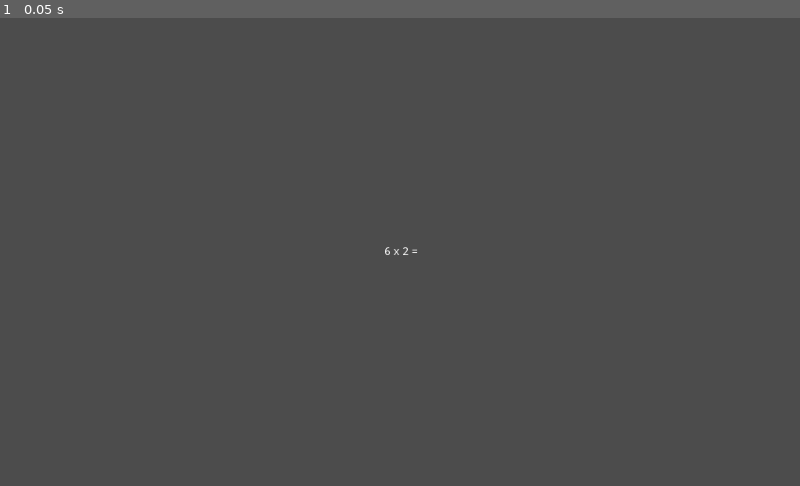
Above: before the commit, frame 1.
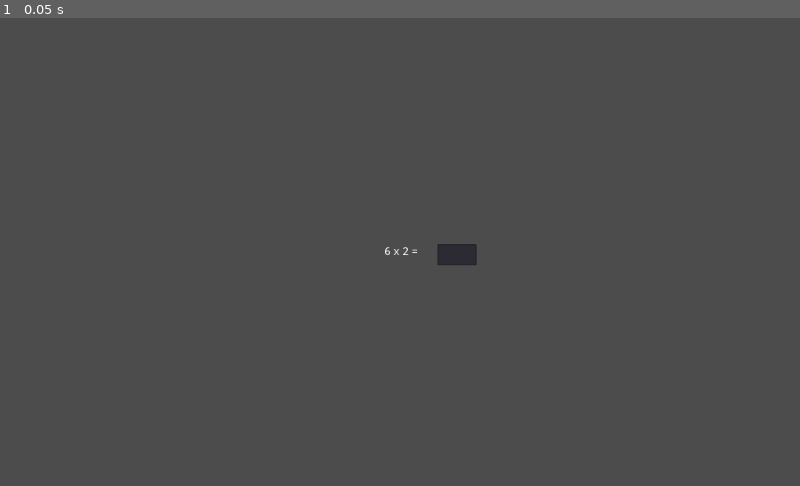
Above: after the commit, the same moment.

Repository: the-g-force/FamJam-May2020
Game: Godot game, scene res://src/ProblemGenerator.tscn
Same seed, same stepped clock (60 frames per second), same inputs: the game is played once before the commit and once after it. This scene is started directly instead of the project's main scene.
Inputs:
- Up to frame 1 (0.05 s): no input

The runs differ from the first frame. In frame 1, 0.2% of the frame differs, in the area x 54-60%, y 48-53%.

Commit message:
Add answer box

Diff:
--- a/project/src/ProblemGenerator.gd
+++ b/project/src/ProblemGenerator.gd
@@ -1,6 +1,8 @@
 extends Node
 
 onready var _text : Label = $Label
+onready var _answer_box : TextEdit = $TextEdit
+var _answer : String = ""
 var _problem_text : String = ""
 var _operator : String = ""
 var _problem
--- a/project/src/ProblemGenerator.tscn
+++ b/project/src/ProblemGenerator.tscn
@@ -6,15 +6,21 @@
 script = ExtResource( 1 )
 
 [node name="Label" type="Label" parent="."]
-anchor_left = 0.5
-anchor_top = 0.5
-anchor_right = 0.5
-anchor_bottom = 0.5
-margin_left = -20.0
-margin_top = -7.0
-margin_right = 20.0
-margin_bottom = 7.0
+margin_left = 492.0
+margin_top = 293.0
+margin_right = 546.0
+margin_bottom = 307.0
 text = "Problem"
 __meta__ = {
 "_edit_use_anchors_": false
 }
+
+[node name="TextEdit" type="TextEdit" parent="."]
+margin_left = 559.778
+margin_top = 290.0
+margin_right = 609.778
+margin_bottom = 317.313
+selecting_enabled = false
+__meta__ = {
+"_edit_use_anchors_": false
+}
